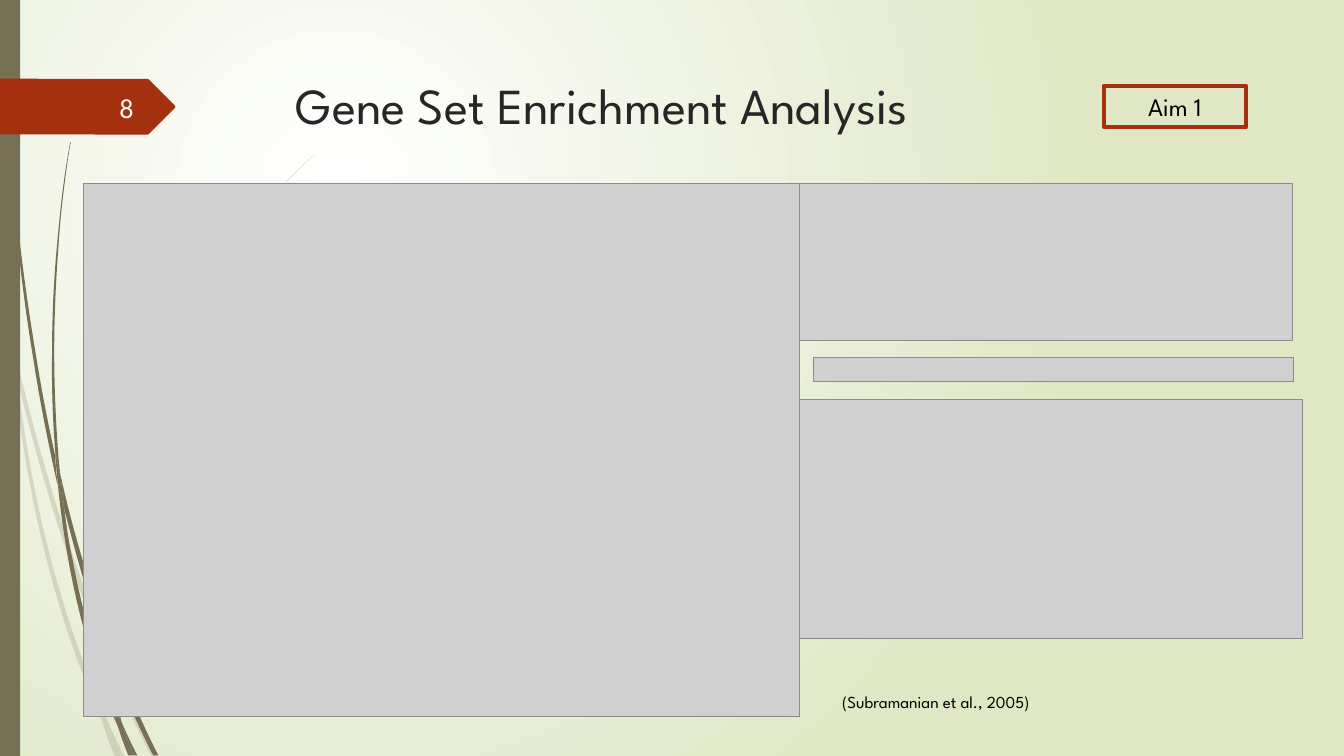
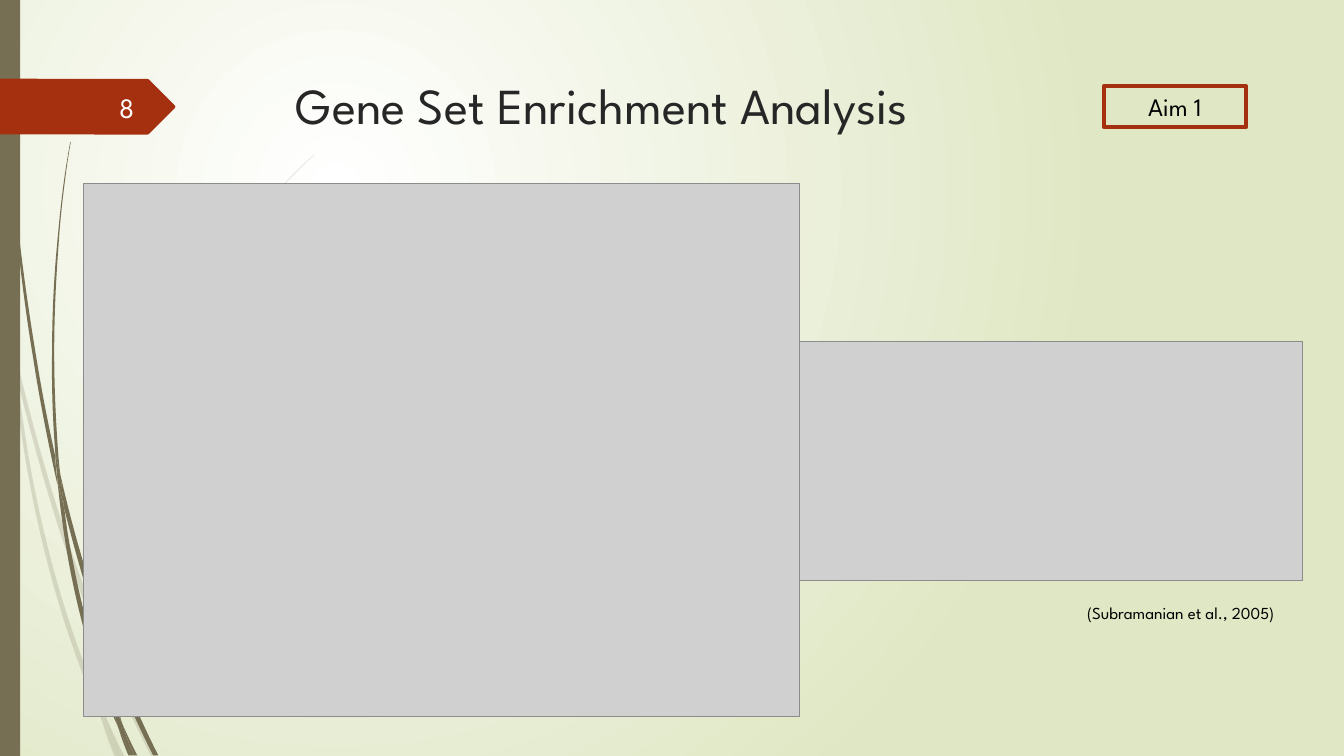
Before and after one commit to Lai-jun-yan/Academia-Sinica-internship-project, a slide deck: slide 8 of 暑期實習進度報告/presentation_final.pptx. Drawn at 1344x756 pixels with LibreOffice and Linux fonts; fonts in the diff are those of the drawing; grey boxes stand for pictures. Boxes give left, top, right and bottom in pixels: in the first picture for what was removed or moved away, otherwise in the second. Text is boxed around its words. In the diff, an @@ line names an element or a change of style, - is before the commit and + after.

```diff
--- a/暑期實習進度報告/presentation_final.pptx
+++ b/暑期實習進度報告/presentation_final.pptx
@@ picture removed at (800,184,1293,340) @@
@@ picture: place and size @@
-picture at (800,399,1303,638)
+picture at (800,342,1303,581)
@@ picture removed at (814,357,1294,382) @@
@@ text "(Subramanian et al., 2005)": place and size @@
-text "(Subramanian et al., 2005)" at (842,696,1029,712)
+text "(Subramanian et al., 2005)" at (1087,607,1274,622)
```
Also in this commit, not shown: 7 other slides changed, 1 slide added.
